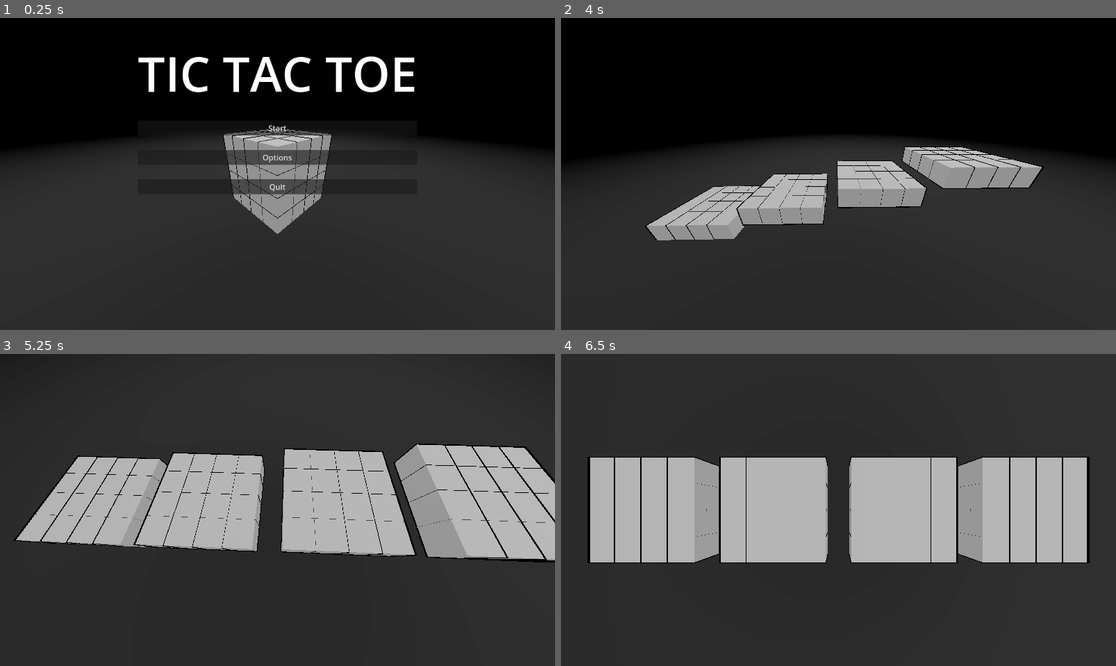
Above: before the commit, frames 1-4 (two rows, left to right).
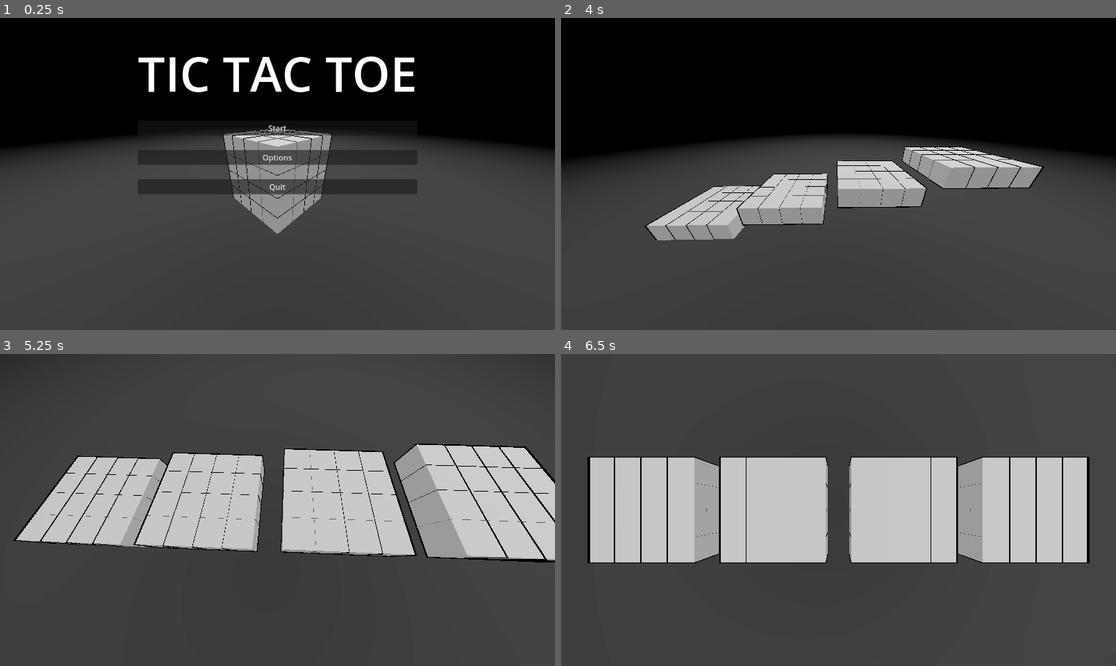
Above: after the commit, the same moments.

Repository: WingusInbound/3D-Tic-Tac-Toe
Game: Godot game, scene res://Scenes/main.tscn
The game is run twice, just before and just after one commit, with the same random seed, the same clock (stepped at 60 frames per second) and the same inputs. Sound files missing from this copy of the repository are replaced by a short silence.
Inputs (mouse positions are in pixels of both pictures, inside the frame that each line leads up to):
- Up to frame 1 (0.25 s): no input
- Up to frame 2 (4 s): click "Options" at 0.5 s; click "Resume" at 1.25 s; click "Start" at 2 s; move the mouse to (960, 158) at 2.77 s; press the mouse at (960, 158) at 2.78 s; move the mouse to (727, 189) at 3.52 s; release the mouse at (727, 189) at 3.53 s; click (727, 189) at 3.6 s
- Up to frame 3 (5.25 s): move the mouse to (333, 441) at 4.27 s; press the mouse at (333, 441) at 4.28 s; move the mouse to (249, 572) at 5.02 s; release the mouse at (249, 572) at 5.03 s; click (249, 572) at 5.1 s
- Up to frame 4 (6.5 s): move the mouse to (1005, 556) at 5.77 s; press the mouse at (1005, 556) at 5.78 s

The runs differ from the first frame. In frame 1, less than 0.1% of the frame differs, in the area x 46-54%, y 37-66%; in frame 2, less than 0.1%, in the area x 25-82%, y 45-63%; in frame 3, less than 0.1%; in frame 4, less than 0.1%.

Commit message:
MOAR SOUNDS

Diff:
--- a/Scenes/main.tscn
+++ b/Scenes/main.tscn
@@ -141,7 +141,7 @@
 
 [node name="SpotLight3D" type="SpotLight3D" parent="."]
 transform = Transform3D(1, 0, 0, 0, -4.37114e-08, 1, 0, -1, -4.37114e-08, 0, 20, 0)
-light_energy = 5.673
+light_energy = 10.0
 light_size = 1.0
 light_specular = 9.023
 spot_range = 100.0
@@ -379,3 +379,4 @@
 [node name="AudioStreamPlayer" type="AudioStreamPlayer" parent="."]
 
 [connection signal="animation_finished" from="CameraAnimationPlayer" to="." method="_on_animation_player_animation_finished"]
+[connection signal="finished" from="AudioStreamPlayer" to="UI_Canvas" method="_on_audio_stream_player_finished"]
--- a/Scripts/options_menu.gd
+++ b/Scripts/options_menu.gd
@@ -2,6 +2,7 @@
 
 @onready var cube_size_display_label: Label = $CubeSize/CubeSizeSelector/Label2
 @onready var ai_toggle_button: Button = $AIToggle/Button
+@onready var audio_player: AudioStreamPlayer = get_node("/root/Main/AudioStreamPlayer")
 
 
 func _ready():
@@ -9,17 +10,23 @@
 	ai_toggle_button.text = str(GlobalVars.ai_toggle).capitalize()
 
 func _on_cube_size_minus_button_pressed() -> void:
+	audio_player.stream = load("res://Assets/Sounds/Minimalist11.wav")
+	audio_player.play()
 	if GlobalVars.cube_size > 4:
 		GlobalVars.cube_size -= 2
 		cube_size_display_label.text = str(GlobalVars.cube_size)
 
 
 func _on_cube_size_plus_button_pressed() -> void:
+	audio_player.stream = load("res://Assets/Sounds/Minimalist11.wav")
+	audio_player.play()
 	if GlobalVars.cube_size < 8:
 		GlobalVars.cube_size += 2
 		cube_size_display_label.text = str(GlobalVars.cube_size)
 
 
 func _on_ai_toggle_button_pressed() -> void:
+	audio_player.stream = load("res://Assets/Sounds/Minimalist11.wav")
+	audio_player.play()
 	GlobalVars.ai_toggle = not GlobalVars.ai_toggle
 	ai_toggle_button.text = str(GlobalVars.ai_toggle).capitalize()
--- a/Scripts/ui.gd
+++ b/Scripts/ui.gd
@@ -13,6 +13,7 @@
 @onready var player_two: ColorPickerButton = $UI/OptionsMenu/Player2Color/ColorPickerButton
 @onready var pause_menu: VBoxContainer = $UI/PauseMenu
 @onready var end_menu: VBoxContainer = $UI/EndMenu
+@onready var audio_player: AudioStreamPlayer = get_node("/root/Main/AudioStreamPlayer")
 
 
 func main_menu() -> void:
@@ -39,29 +40,43 @@
 
 
 func _on_quit_button_pressed() -> void:
+	audio_player.stream = load("res://Assets/Sounds/Minimalist11.wav")
+	audio_player.play()
+	await audio_player.finished
 	get_tree().quit()
 
 
 func _on_start_button_pressed() -> void:
 	start_menu.visible = false
 	end_menu.visible = false
+	audio_player.stream = load("res://Assets/Sounds/Minimalist11.wav")
+	audio_player.play()
 	main.start_game()
 
 
 func _on_resume_button_pressed() -> void:
+	audio_player.stream = load("res://Assets/Sounds/Minimalist11.wav")
+	audio_player.play()
 	toggle_pause()
 
 
 func _on_restart_button_pressed() -> void:
+	audio_player.stream = load("res://Assets/Sounds/Minimalist11.wav")
+	audio_player.play()
+	await audio_player.finished
 	get_tree().reload_current_scene()
 
 
 func _on_options_pressed() -> void:
+	audio_player.stream = load("res://Assets/Sounds/Minimalist11.wav")
+	audio_player.play()
 	start_menu.visible = false
 	options_menu.visible = true
 
 
 func _on_options_resume_button_pressed() -> void:
+	audio_player.stream = load("res://Assets/Sounds/Minimalist11.wav")
+	audio_player.play()
 	GlobalVars.player_one_color = player_one.color
 	GlobalVars.player_two_color = player_two.color
 	start_menu.visible = true
Not shown, added: Assets/Sounds/Minimalist11.wav.import
Not shown, added: Assets/Sounds/Minimalist11.wav
